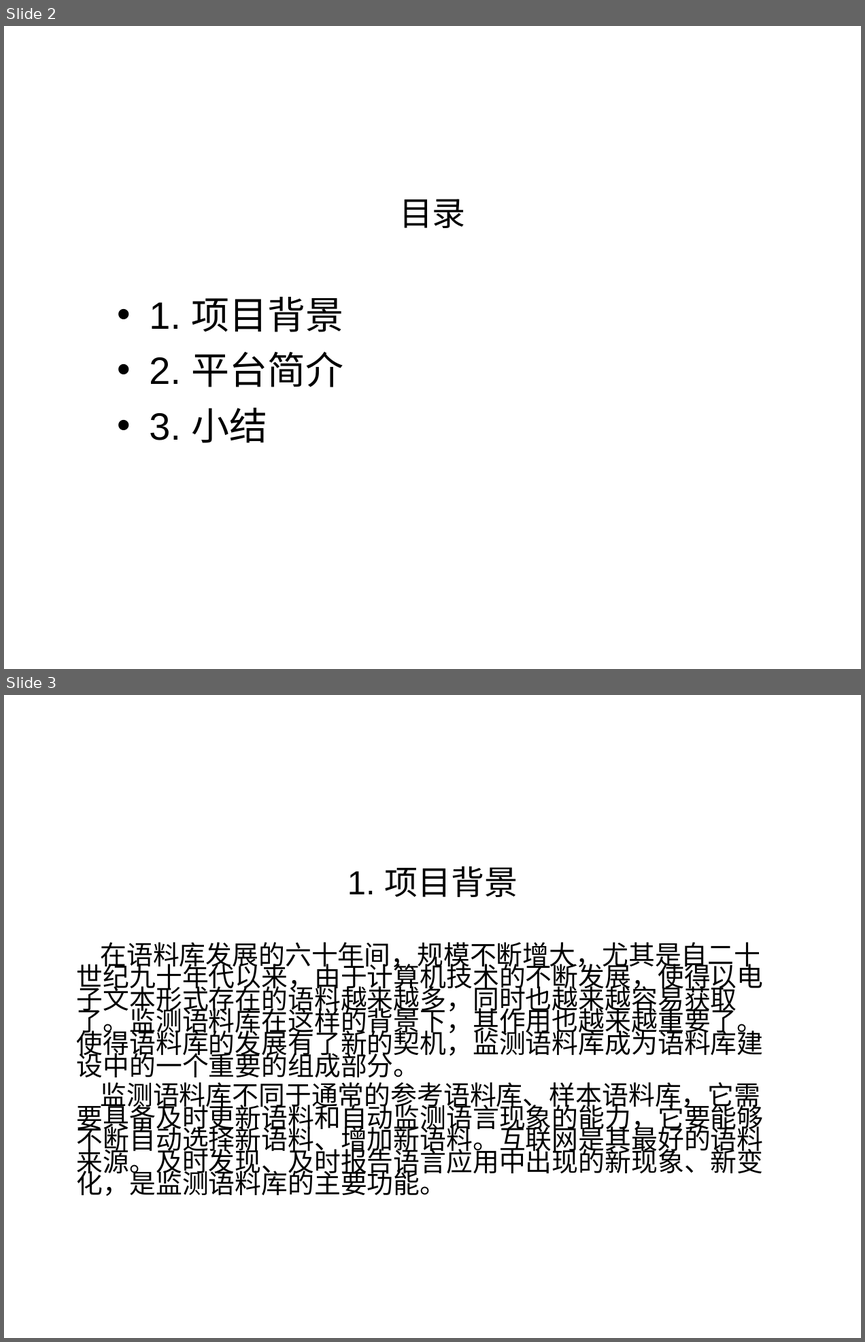
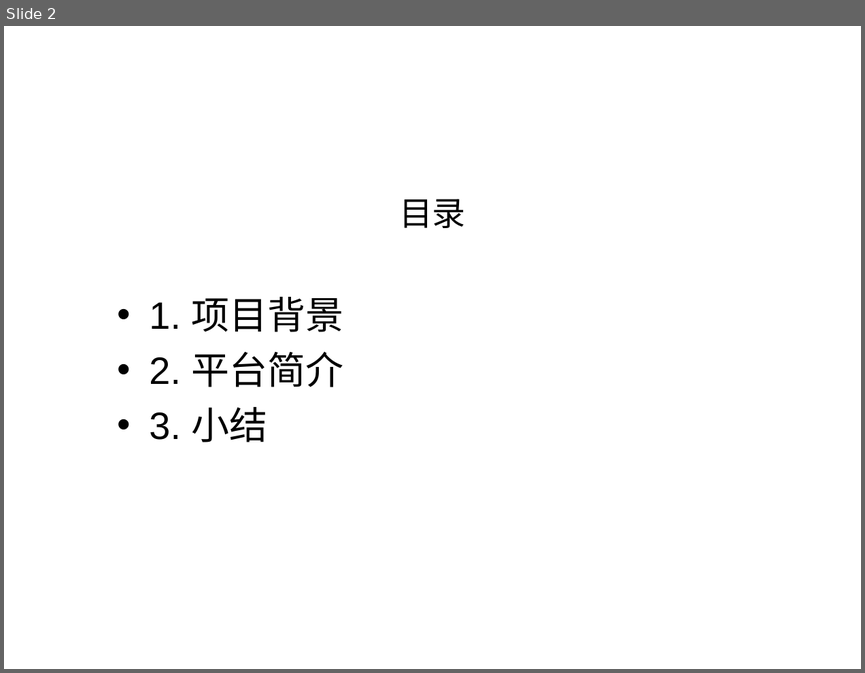
Before and after one commit to shqcandy/Report, a slide deck: 2015 08~08 大连/报告_v3.ppt. Shown one above the other, each under a label of ours: slides 2 and 3 before the commit, slide 2 after it. The pictures are 865x1342 and 865x673 pixels, drawn with LibreOffice and Linux fonts; fonts in the diff are those of the drawing; background and template pictures are left out. Boxes give left, top, right and bottom in pixels: in the first picture for what was removed or moved away, otherwise in the second. Text is boxed around its words. In the diff, an @@ line names an element or a change of style, - is before the commit and + after.

```diff
--- a/2015 08~08 大连/报告_v3.ppt
+++ b/2015 08~08 大连/报告_v3.ppt
@@ slide 3 removed at (4,695,861,1338), background picture (left out) @@
@@ title removed at (347,866,517,897) @@
-1. 项目背景
@@ text removed at (77,942,764,1195) @@
-在语料库发展的六十年间，规模不断增大，尤其是自二十世纪九十年代以来，由于计算机技术的不断发展，使得以电子文本形式存在的语料越来越多，同时也越来越容易获取了。监测语料库在这样的背景下，其作用也越来越重要了。使得语料库的发展有了新的契机，监测语料库成为语料库建设中的一个重要的组成部分。
-监测语料库不同于通常的参考语料库、样本语料库，它需要具备及时更新语料和自动监测语言现象的能力，它要能够不断自动选择新语料、增加新语料。互联网是其最好的语料来源。及时发现、及时报告语言应用中出现的新现象、新变化，是监测语料库的主要功能。
```
Also in this commit, not shown: 5 slides changed, 2 other files.
